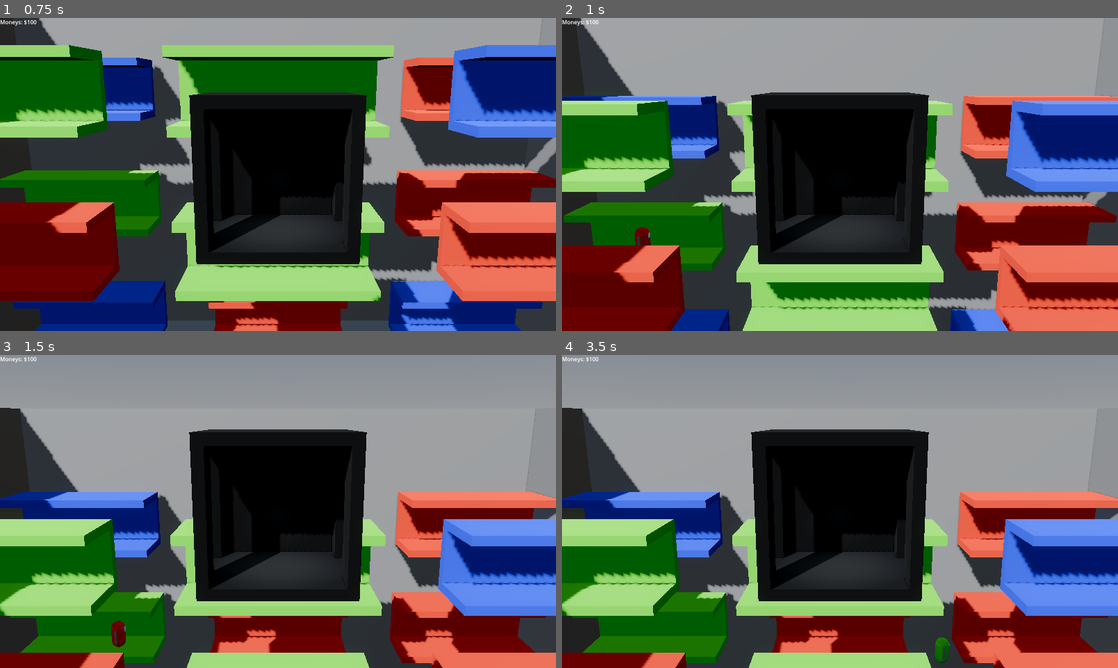
Above: before the commit, frames 1-4 (two rows, left to right).
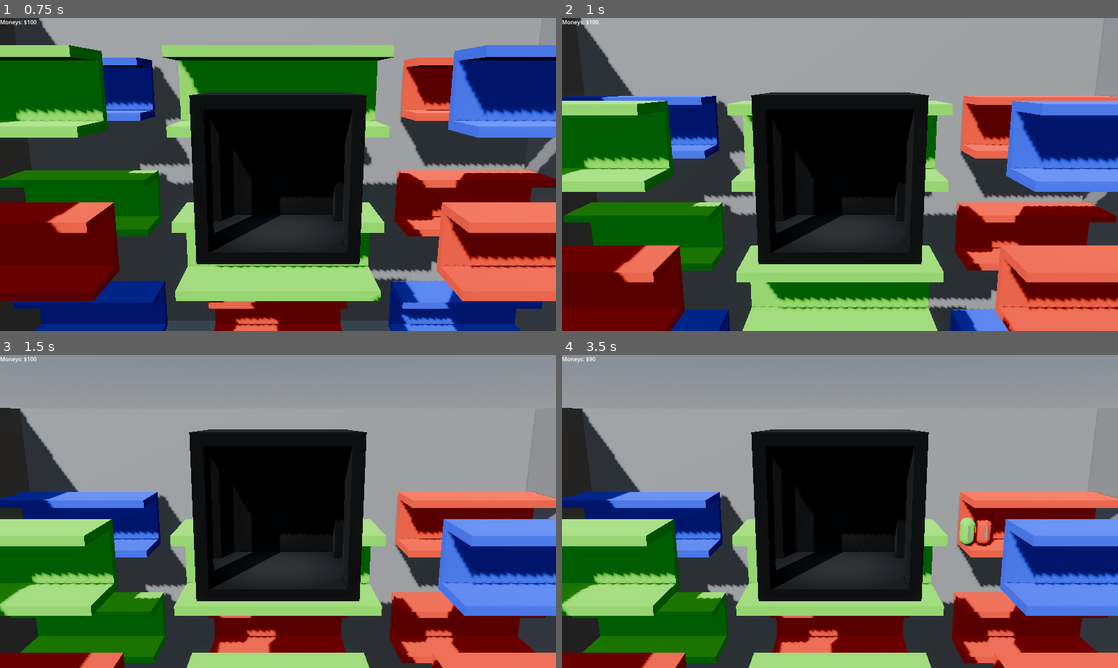
Above: after the commit, the same moments.

Repository: GriffinBaxter/Prof-Oddheart-or-How-I-Learned-to-Stop-Worrying-and-Love-the-Elevator
Game: Godot game, scene res://main.tscn
Same seed, same stepped clock (60 frames per second), same inputs: the game is played once before the commit and once after it. The engine's default icon, where the game draws it, is replaced by a stand-in: a white triangle on a blue panel in a dark square.
Inputs:
- Up to frame 1 (0.75 s): tap Enter at 0.5 s; hold W (up) from 0.53 s (still down)
- Up to frame 2 (1 s): keep holding W (up)
- Up to frame 3 (1.5 s): keep holding W (up)
- Up to frame 4 (3.5 s): keep holding W (up)

Frame 1 is identical in both runs. In frame 2, 0.1% of the frame differs, in the area x 13-16%, y 66-73%; in frame 3, 0.2%; in frame 4, 0.6%, in the area x 4-78%, y 0-99%.

Commit message:
Add spawners to corridor scene
Also did some formatting and linting

Diff:
--- a/Scenes/Entities/person_base.gd
+++ b/Scenes/Entities/person_base.gd
@@ -36,5 +36,6 @@
 	if !in_elevator:
 		position.x += direction * speed * delta
 
+
 func die() -> void:
 	queue_free()
--- a/Scenes/character_spawner.gd
+++ b/Scenes/character_spawner.gd
@@ -5,15 +5,12 @@
 @export var max_spawn_time: float
 
 @onready var timer: Timer = $SpawnTimer
+@onready var csg_mesh_3d: CSGMesh3D = $CSGMesh3D
 
 
 func _ready() -> void:
-	$CSGMesh3D.hide()
+	csg_mesh_3d.hide()
 
-
-func _on_spawn_timer_timeout() -> void:
-	#spawn()
-	pass
 
 func spawn() -> void:
 	var character = character_scene.instantiate()
--- a/Scenes/character_spawner.tscn
+++ b/Scenes/character_spawner.tscn
@@ -11,7 +11,5 @@
 wait_time = 0.5
 autostart = true
 
-[node name="CSGMesh3D" type="CSGMesh3D" parent="." groups=["spawners"]]
+[node name="CSGMesh3D" type="CSGMesh3D" parent="."]
 mesh = SubResource("CapsuleMesh_6ow72")
-
-[connection signal="timeout" from="SpawnTimer" to="." method="_on_spawn_timer_timeout"]
--- a/Scenes/corridor.tscn
+++ b/Scenes/corridor.tscn
@@ -1,6 +1,8 @@
-[gd_scene load_steps=3 format=3 uid="uid://cteryirkquieq"]
+[gd_scene load_steps=5 format=3 uid="uid://cteryirkquieq"]
 
 [ext_resource type="Script" uid="uid://dcg71uls28j15" path="res://Scenes/corridor.gd" id="1_xpux2"]
+[ext_resource type="PackedScene" uid="uid://fjfsjrc7vrhe" path="res://Scenes/character_spawner.tscn" id="2_7sx80"]
+[ext_resource type="PackedScene" uid="uid://bdjjmxl86dfc3" path="res://Scenes/Entities/person_base.tscn" id="3_ur0cb"]
 
 [sub_resource type="SphereShape3D" id="SphereShape3D_c1nnf"]
 radius = 1.0
@@ -34,4 +36,10 @@
 [node name="CollisionShape3D" type="CollisionShape3D" parent="DropOffArea"]
 shape = SubResource("SphereShape3D_c1nnf")
 
+[node name="CharacterSpawner" parent="." groups=["spawners"] instance=ExtResource("2_7sx80")]
+transform = Transform3D(1, 0, 0, 0, 1, 0, 0, 0, 1, 0, -0.525, 1.75)
+character_scene = ExtResource("3_ur0cb")
+min_spawn_time = 3.0
+max_spawn_time = 5.0
+
 [connection signal="body_entered" from="DropOffArea" to="." method="_on_drop_off_area_body_entered"]
--- a/main.gd
+++ b/main.gd
@@ -1,7 +1,4 @@
 extends Node3D
-
-@onready var score_text: RichTextLabel = $UI/ScoreText
-@onready var timer: Timer = $SpawnTimer
 
 @export var min_spawn_time: float
 @export var max_spawn_time: float
@@ -10,10 +7,15 @@
 var score: int = 0
 var starting_money: int = 100
 
+@onready var score_text: RichTextLabel = $UI/ScoreText
+@onready var timer: Timer = $SpawnTimer
+
+
 func _ready() -> void:
 	score = starting_money
 	score_text.text = "Moneys: $" + str(score)
-	spawners = get_node("Spawners").get_children()
+	spawners = get_tree().get_nodes_in_group("spawners")
+
 
 func spawn_character_randomly() -> void:
 	if spawners.is_empty():
--- a/main.tscn
+++ b/main.tscn
@@ -1,10 +1,8 @@
-[gd_scene load_steps=10 format=3 uid="uid://w481sfeceye5"]
+[gd_scene load_steps=8 format=3 uid="uid://w481sfeceye5"]
 
 [ext_resource type="PackedScene" uid="uid://qjq33xvfin8d" path="res://Scenes/Entities/elevator.tscn" id="1_1bvp3"]
 [ext_resource type="Script" uid="uid://p1cxo5j1663b" path="res://main.gd" id="1_lquwl"]
 [ext_resource type="PackedScene" uid="uid://ctfp4fsubafgk" path="res://Scenes/building.tscn" id="2_lquwl"]
-[ext_resource type="PackedScene" uid="uid://fjfsjrc7vrhe" path="res://Scenes/character_spawner.tscn" id="3_7mycd"]
-[ext_resource type="PackedScene" uid="uid://bdjjmxl86dfc3" path="res://Scenes/Entities/person_base.tscn" id="4_272bh"]
 
 [sub_resource type="ProceduralSkyMaterial" id="ProceduralSkyMaterial_dxppu"]
 sky_horizon_color = Color(0.662243, 0.671743, 0.686743, 1)
@@ -39,122 +37,6 @@
 
 [node name="Building" parent="." instance=ExtResource("2_lquwl")]
 
-[node name="Spawners" type="Node3D" parent="."]
-
-[node name="CharacterSpawner" parent="Spawners" instance=ExtResource("3_7mycd")]
-transform = Transform3D(1, 0, 0, 0, 1, 0, 0, 0, 1, 0, 10.8464, -3.1981)
-character_scene = ExtResource("4_272bh")
-min_spawn_time = 3.0
-max_spawn_time = 5.0
-
-[node name="CharacterSpawner2" parent="Spawners" instance=ExtResource("3_7mycd")]
-transform = Transform3D(1, 0, 0, 0, 1, 0, 0, 0, 1, 16.8662, 18.5743, -12.252)
-character_scene = ExtResource("4_272bh")
-min_spawn_time = 3.0
-max_spawn_time = 5.0
-
-[node name="CharacterSpawner11" parent="Spawners" instance=ExtResource("3_7mycd")]
-transform = Transform3D(1, 0, 0, 0, 1, 0, 0, 0, 1, -0.429098, 18.5743, -12.252)
-character_scene = ExtResource("4_272bh")
-min_spawn_time = 3.0
-max_spawn_time = 5.0
-
-[node name="CharacterSpawner12" parent="Spawners" instance=ExtResource("3_7mycd")]
-transform = Transform3D(1, 0, 0, 0, 1, 0, 0, 0, 1, -14.4291, 18.5743, -12.252)
-character_scene = ExtResource("4_272bh")
-min_spawn_time = 3.0
-max_spawn_time = 5.0
-
-[node name="CharacterSpawner13" parent="Spawners" instance=ExtResource("3_7mycd")]
-transform = Transform3D(1, 0, 0, 0, 1, 0, 0, 0, 1, -14.4291, 10.5743, -12.252)
-character_scene = ExtResource("4_272bh")
-min_spawn_time = 3.0
-max_spawn_time = 5.0
-
-[node name="CharacterSpawner14" parent="Spawners" instance=ExtResource("3_7mycd")]
-transform = Transform3D(1, 0, 0, 0, 1, 0, 0, 0, 1, -14.4291, 1.57433, -12.252)
-character_scene = ExtResource("4_272bh")
-min_spawn_time = 3.0
-max_spawn_time = 5.0
-
-[node name="CharacterSpawner15" parent="Spawners" instance=ExtResource("3_7mycd")]
-transform = Transform3D(1, 0, 0, 0, 1, 0, 0, 0, 1, -0.429098, 1.57433, -12.252)
-character_scene = ExtResource("4_272bh")
-min_spawn_time = 3.0
-max_spawn_time = 5.0
-
-[node name="CharacterSpawner16" parent="Spawners" instance=ExtResource("3_7mycd")]
-transform = Transform3D(1, 0, 0, 0, 1, 0, 0, 0, 1, 14.321, 1.57433, -12.252)
-character_scene = ExtResource("4_272bh")
-min_spawn_time = 3.0
-max_spawn_time = 5.0
-
-[node name="CharacterSpawner17" parent="Spawners" instance=ExtResource("3_7mycd")]
-transform = Transform3D(1, 0, 0, 0, 1, 0, 0, 0, 1, 14.321, 1.57433, -12.252)
-character_scene = ExtResource("4_272bh")
-min_spawn_time = 3.0
-max_spawn_time = 5.0
-
-[node name="CharacterSpawner18" parent="Spawners" instance=ExtResource("3_7mycd")]
-transform = Transform3D(1, 0, 0, 0, 1, 0, 0, 0, 1, 14.321, 10.918, -12.252)
-character_scene = ExtResource("4_272bh")
-min_spawn_time = 3.0
-max_spawn_time = 5.0
-
-[node name="CharacterSpawner19" parent="Spawners" instance=ExtResource("3_7mycd")]
-transform = Transform3D(1, 0, 0, 0, 1, 0, 0, 0, 1, 0.321001, 10.918, -12.252)
-character_scene = ExtResource("4_272bh")
-min_spawn_time = 3.0
-max_spawn_time = 5.0
-
-[node name="CharacterSpawner3" parent="Spawners" instance=ExtResource("3_7mycd")]
-transform = Transform3D(1, 0, 0, 0, 1, 0, 0, 0, 1, -16, 18.4788, -2.3748)
-character_scene = ExtResource("4_272bh")
-min_spawn_time = 3.0
-max_spawn_time = 5.0
-
-[node name="CharacterSpawner4" parent="Spawners" instance=ExtResource("3_7mycd")]
-transform = Transform3D(1, 0, 0, 0, 1, 0, 0, 0, 1, 0, 18.4788, -2.3748)
-character_scene = ExtResource("4_272bh")
-min_spawn_time = 3.0
-max_spawn_time = 5.0
-
-[node name="CharacterSpawner5" parent="Spawners" instance=ExtResource("3_7mycd")]
-transform = Transform3D(1, 0, 0, 0, 1, 0, 0, 0, 1, 14.1293, 18.4788, -2.3748)
-character_scene = ExtResource("4_272bh")
-min_spawn_time = 3.0
-max_spawn_time = 5.0
-
-[node name="CharacterSpawner6" parent="Spawners" instance=ExtResource("3_7mycd")]
-transform = Transform3D(1, 0, 0, 0, 1, 0, 0, 0, 1, 14.1293, 10.8718, -2.3748)
-character_scene = ExtResource("4_272bh")
-min_spawn_time = 3.0
-max_spawn_time = 5.0
-
-[node name="CharacterSpawner7" parent="Spawners" instance=ExtResource("3_7mycd")]
-transform = Transform3D(1, 0, 0, 0, 1, 0, 0, 0, 1, 14.1293, 1.87184, -2.3748)
-character_scene = ExtResource("4_272bh")
-min_spawn_time = 3.0
-max_spawn_time = 5.0
-
-[node name="CharacterSpawner8" parent="Spawners" instance=ExtResource("3_7mycd")]
-transform = Transform3D(1, 0, 0, 0, 1, 0, 0, 0, 1, 0.129308, 1.87184, -2.3748)
-character_scene = ExtResource("4_272bh")
-min_spawn_time = 3.0
-max_spawn_time = 5.0
-
-[node name="CharacterSpawner9" parent="Spawners" instance=ExtResource("3_7mycd")]
-transform = Transform3D(1, 0, 0, 0, 1, 0, 0, 0, 1, -14.8707, 10.4788, -3.3748)
-character_scene = ExtResource("4_272bh")
-min_spawn_time = 3.0
-max_spawn_time = 5.0
-
-[node name="CharacterSpawner10" parent="Spawners" instance=ExtResource("3_7mycd")]
-transform = Transform3D(1, 0, 0, 0, 1, 0, 0, 0, 1, -14.8707, 1.4788, -3.3748)
-character_scene = ExtResource("4_272bh")
-min_spawn_time = 3.0
-max_spawn_time = 5.0
-
 [node name="UI" type="Control" parent="."]
 layout_mode = 3
 anchors_preset = 0
